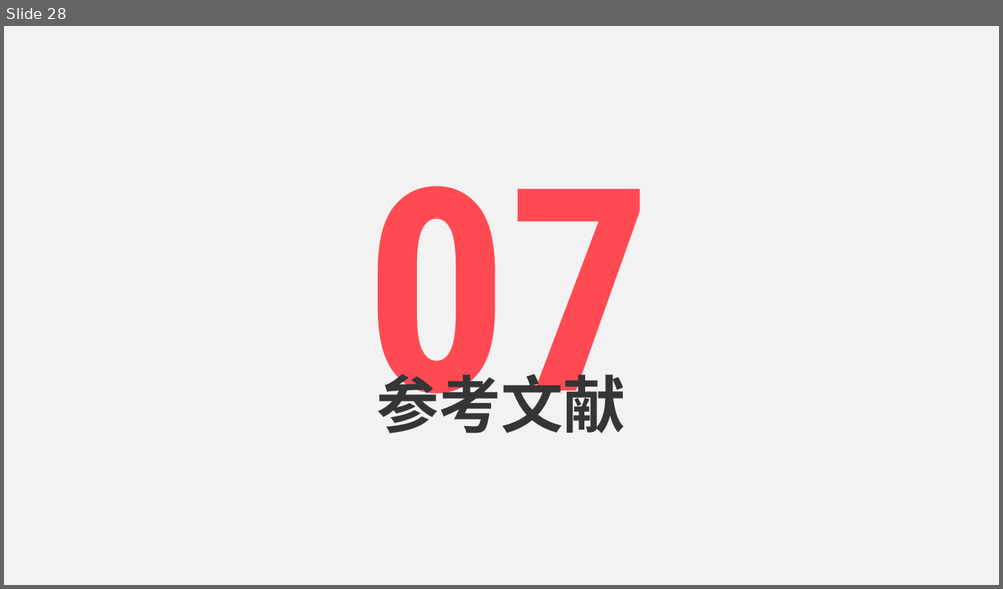
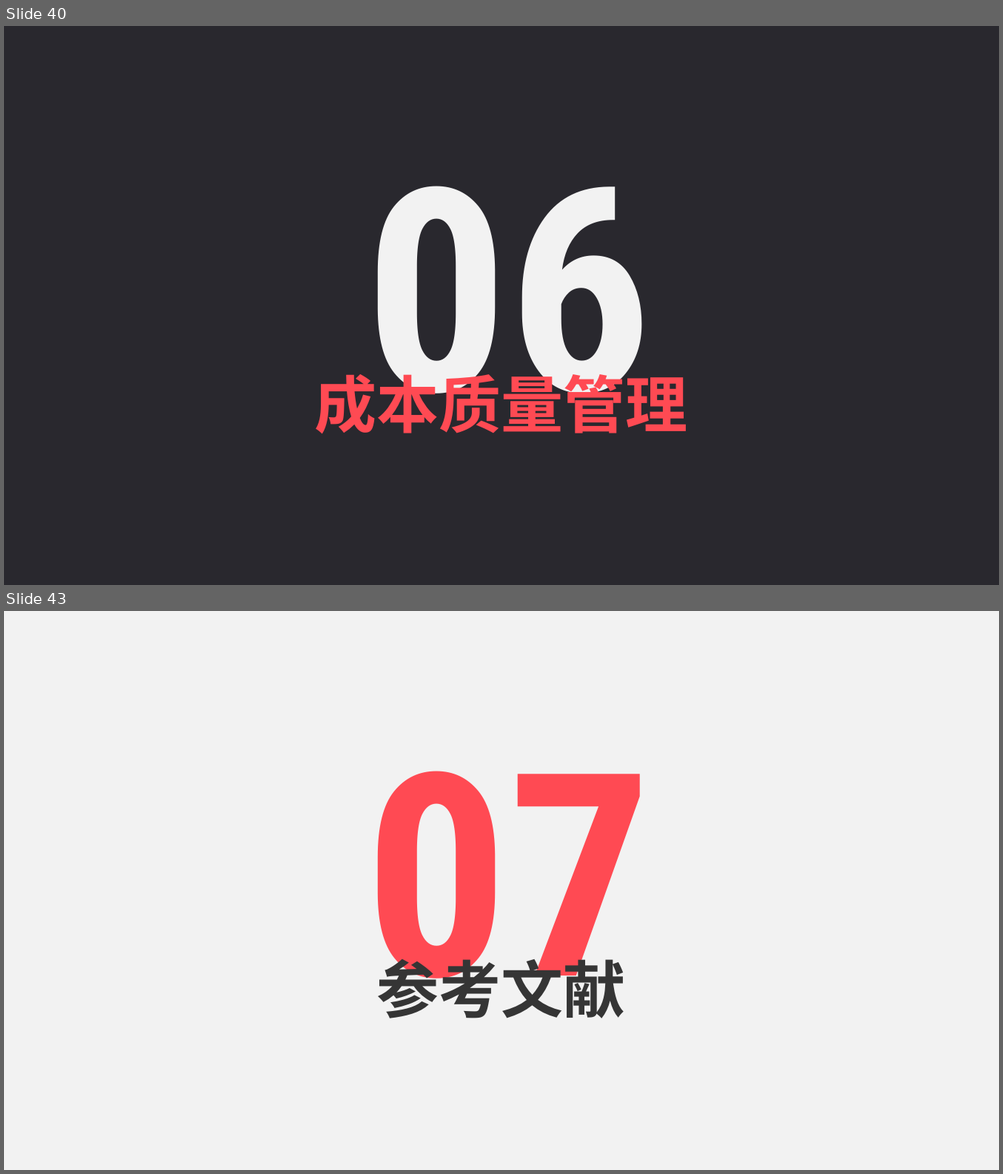
Before and after one commit to PRD2018-G09/Educational-Website, a slide deck: 受控文档/2.需求工程计划/PRD2018-G09-需求工程计划PPT.ppt. Shown one above the other, each under a label of ours: slide 28 before the commit, slides 40 and 43 after it; the slides between them are not shown. The pictures are 1003x589 and 1003x1174 pixels, drawn with LibreOffice and Linux fonts; fonts in the diff are those of the drawing. Boxes give left, top, right and bottom in pixels: in the first picture for what was removed or moved away, otherwise in the second. Text is boxed around its words. In the diff, an @@ line names an element or a change of style, - is before the commit and + after.

```diff
--- a/受控文档/2.需求工程计划/PRD2018-G09-需求工程计划PPT.ppt
+++ b/受控文档/2.需求工程计划/PRD2018-G09-需求工程计划PPT.ppt
@@ slide 40 added at (4, 26, 999, 585), background #29282E @@
@@ text added at (365, 186, 652, 434), 274 pt, text #F2F2F2, bold @@
+06
@@ text added at (315, 366, 688, 444), 60 pt, text #FF4A53, bold @@
+成本质量管理
@@ what was slide 28 is now slide 43 @@
```
Also in this commit, not shown: 7 slides changed, 17 other slides added, 3 slides removed, 13 other files.
